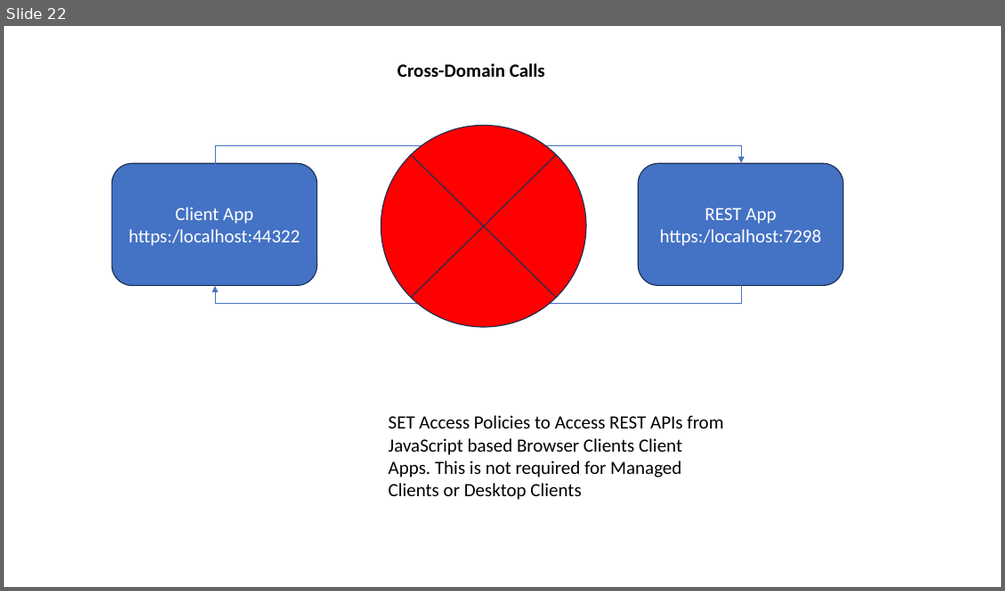
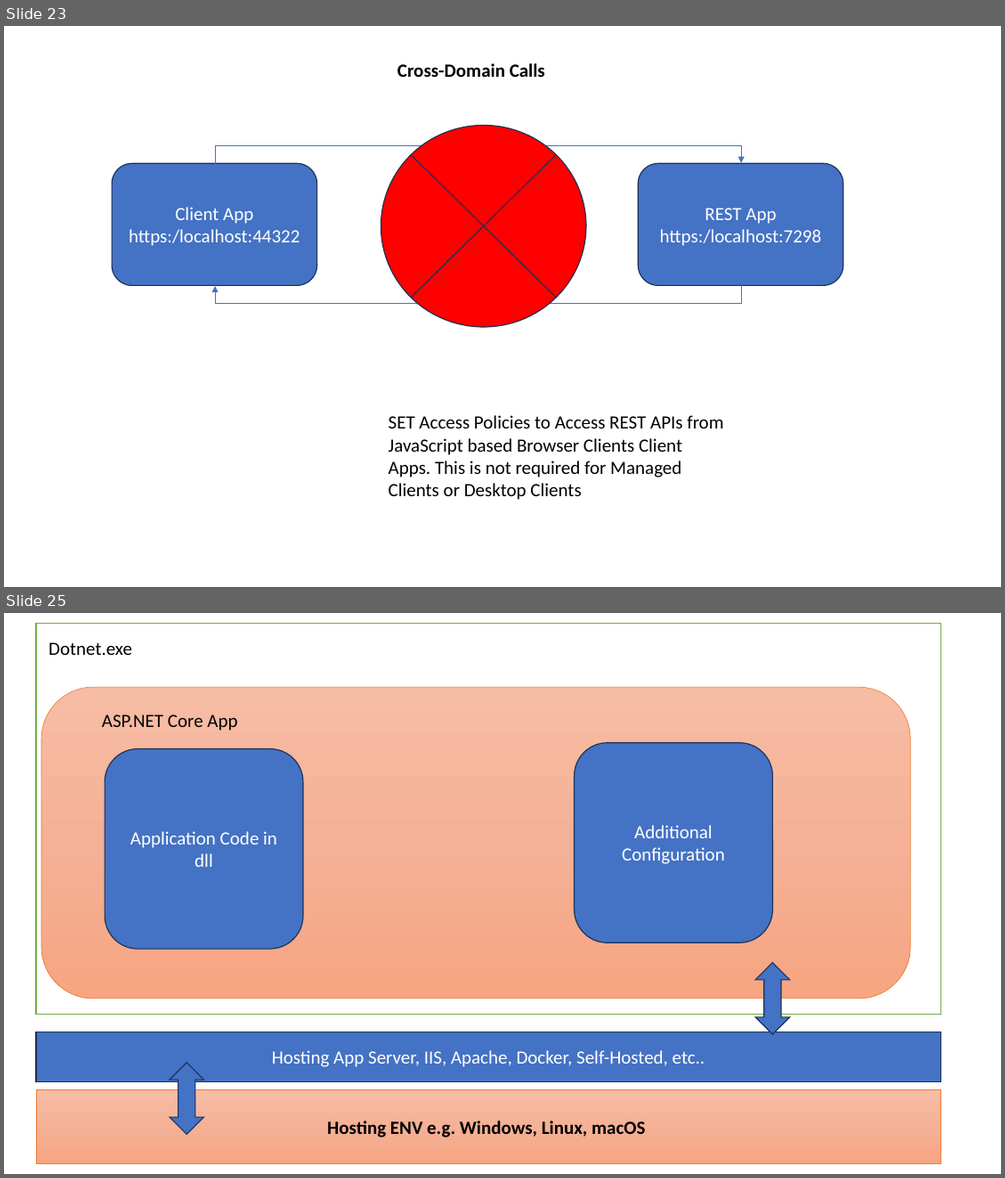
Before and after one commit to maheshsabnis/Capita_NETApps, a slide deck: TrgImages.pptx. Shown one above the other, each under a label of ours: slide 22 before the commit, slides 23 and 25 after it; the slides between them are not shown. The pictures are 1005x591 and 1005x1178 pixels, drawn with LibreOffice and Linux fonts; fonts in the diff are those of the drawing. Boxes give left, top, right and bottom in pixels: in the first picture for what was removed or moved away, otherwise in the second. Text is boxed around its words. In the diff, an @@ line names an element or a change of style, - is before the commit and + after.

```diff
--- a/TrgImages.pptx
+++ b/TrgImages.pptx
@@ slide 25 added at <box>4,613,1001,1174</box>, background #FFFFFF @@
@@ rectangle added at <box>36,623,941,1013</box>, fill #FFFFFF, outline #70AD47 1 pt @@
@@ text added at <box>48,642,132,655</box>, 18 pt, text #000000 @@
+Dotnet.exe
@@ rounded rectangle added at <box>41,687,910,998</box>, fill gradient #F7BDA5 to #F5B196 to #F8A582, outline #ED7D31 0.5 pt @@
@@ text added at <box>102,714,237,730</box>, 18 pt, text #000000 @@
+ASP.NET Core App
@@ rounded rectangle added at <box>574,742,773,942</box>, fill #4472C4, outline #1E3256 1 pt, 18 pt, text #FFFFFF @@
+Additional Configuration
@@ rounded rectangle added at <box>105,749,303,949</box>, fill #4472C4, outline #1E3256 1 pt, 18 pt, text #FFFFFF @@
+Application Code in dll
@@ up down arrow added at <box>755,962,790,1034</box>, fill #4472C4, outline #1E3256 1 pt @@
@@ rectangle added at <box>36,1032,941,1081</box>, fill #4472C4, outline #1E3256 1 pt, 18 pt, text #FFFFFF @@
+Hosting App Server, IIS, Apache, Docker, Self-Hosted, etc..
@@ up down arrow added at <box>170,1062,203,1135</box>, fill #4472C4, outline #1E3256 1 pt @@
@@ rectangle added at <box>36,1090,941,1164</box>, fill gradient #F7BDA5 to #F5B196 to #F8A582, outline #ED7D31 0.5 pt, 18 pt, text #000000, bold @@
+Hosting ENV e.g. Windows, Linux, macOS
@@ what was slide 22 is now slide 23 @@
```
Also in this commit, not shown: 4 other slides added, 5 other files.
